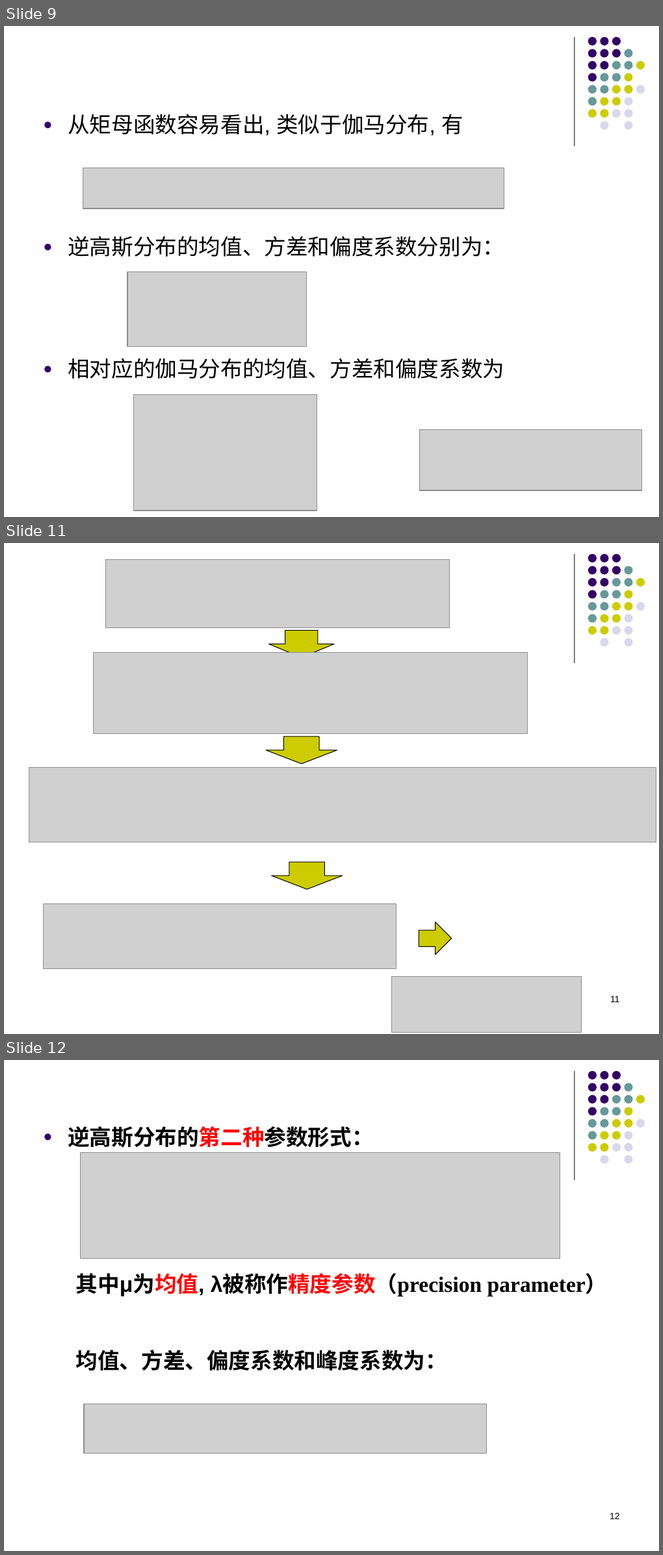
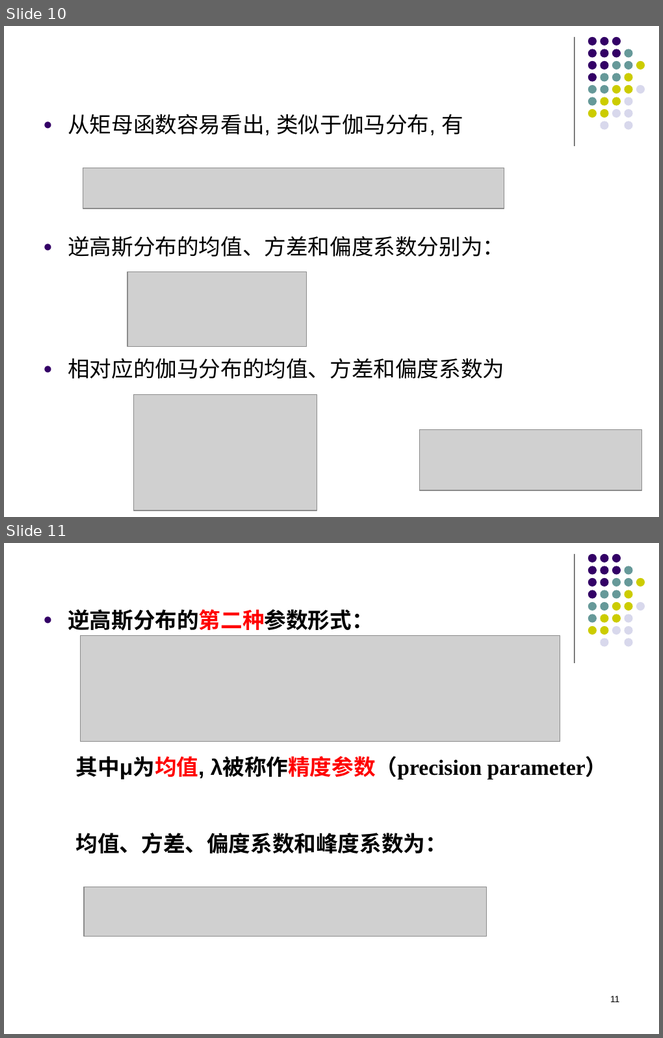
Before and after one commit to Francisor/Non-life-Insurance-Actuarial-Science, a slide deck: Lectures/Week 3 - 损失金额模型.pptx. Shown one above the other, each under a label of ours: slides 9, 11 and 12 before the commit, slides 10 and 11 after it; the slides between them are not shown. The pictures are 663x1555 and 663x1038 pixels, drawn with LibreOffice and Linux fonts; fonts in the diff are those of the drawing; grey boxes stand for pictures. Boxes give left, top, right and bottom in pixels: in the first picture for what was removed or moved away, otherwise in the second. Text is boxed around its words. In the diff, an @@ line names an element or a change of style, - is before the commit and + after.

```diff
--- a/Lectures/Week 3 - 损失金额模型.pptx
+++ b/Lectures/Week 3 - 损失金额模型.pptx
@@ slide 11 removed at [4, 543, 659, 1034], background #FFFFFF; not listed: 32 template elements that a slide beside it also shows @@
@@ picture removed at [105, 559, 450, 628] @@
@@ down arrow removed at [269, 630, 334, 657] @@
@@ picture removed at [94, 652, 527, 733] @@
@@ down arrow removed at [266, 737, 337, 765] @@
@@ picture removed at [29, 768, 657, 843] @@
@@ down arrow removed at [271, 862, 342, 889] @@
@@ picture removed at [43, 904, 397, 969] @@
@@ right arrow removed at [419, 923, 451, 955] @@
@@ picture removed at [392, 977, 582, 1032] @@
@@ page number removed at [610, 996, 620, 1003] @@
-11
@@ what was slide 9 is now slide 10 @@
@@ what was slide 12 is now slide 11 @@
@@ page number at [610, 996, 620, 1003]: text changed @@
-12
+11
```
Also in this commit, not shown: 3 slides added, 4 other slides removed, 1 other file.
